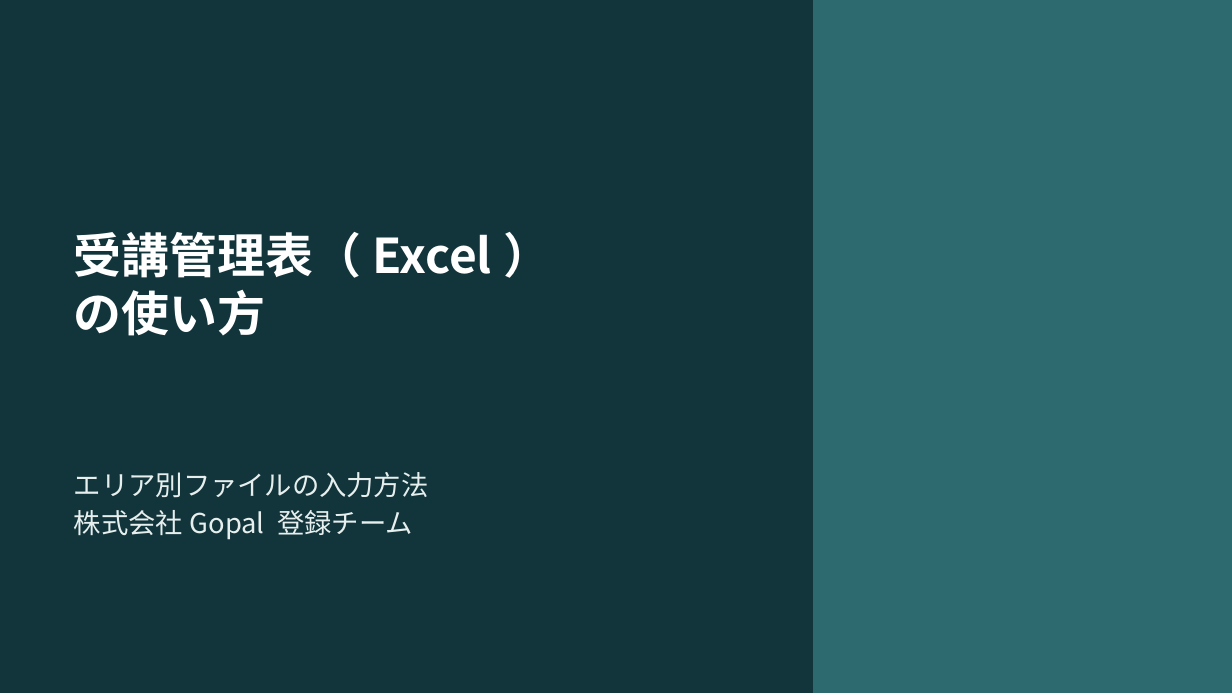
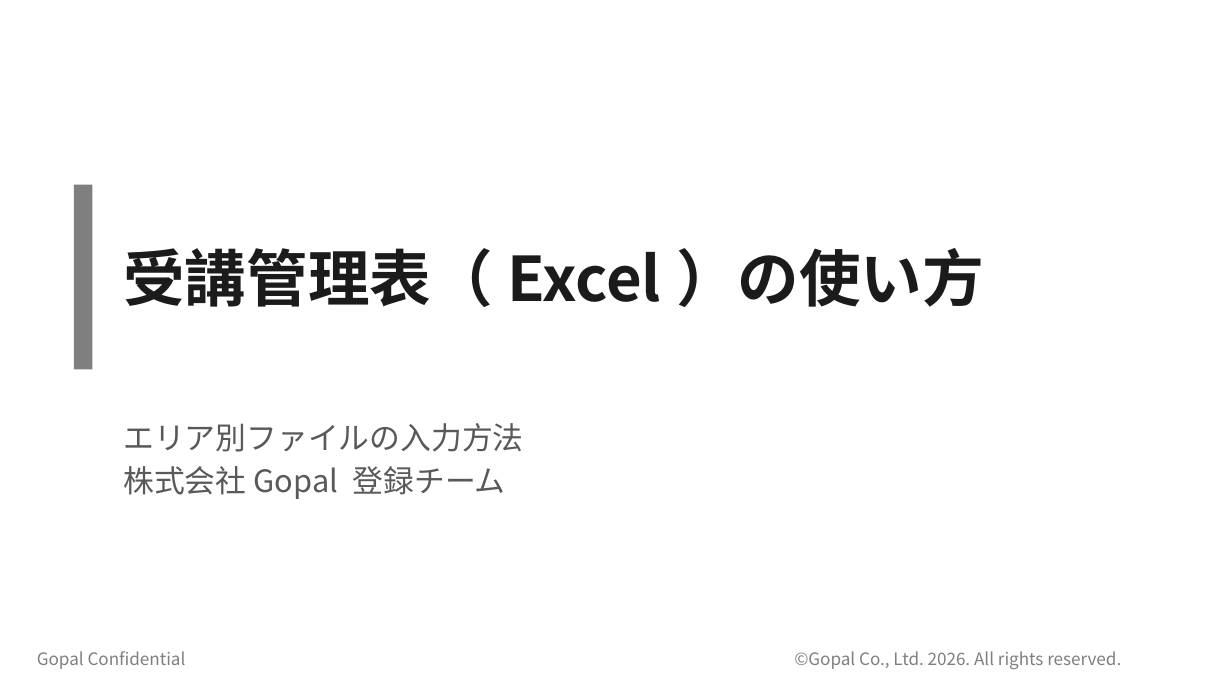
Before and after one commit to kagayugopal-eng/tamu, a slide deck: slide 1 of サプライチェーン基準_管理表の使い方.pptx. Drawn at 1232x693 pixels with LibreOffice and Linux fonts; fonts in the diff are those of the drawing; background and template pictures are left out. Boxes give left, top, right and bottom in pixels: in the first picture for what was removed or moved away, otherwise in the second. Text is boxed around its words. In the diff, an @@ line names an element or a change of style, - is before the commit and + after.

```diff
--- a/サプライチェーン基準_管理表の使い方.pptx
+++ b/サプライチェーン基準_管理表の使い方.pptx
@@ rectangle removed at [0,0,1232,692] @@
@@ rectangle removed at [813,0,1232,692] @@
@@ rectangle added at [74,185,92,370], fill #7F7F7F @@
@@ title at [123,248,984,307]: text changed; size 28 to 36 pt; text colour #FFFFFF to #1B1B1B @@
-受講管理表（Excel）
-の使い方
+受講管理表（Excel）の使い方
@@ text "エリア別ファイルの入力方法": place and size @@
-text "エリア別ファイルの入力方法" at [74,472,429,540]
+text "エリア別ファイルの入力方法" at [123,423,523,499]
@@ text "エリア別ファイルの入力方法" at [123,423,523,499]: size 16 to 18 pt, text colour #E6EFEE to #595959 @@
@@ text added at [37,651,186,669], 10 pt, text #7F7F7F @@
+Gopal Confidential
@@ text added at [794,651,1121,669], 10 pt, text #7F7F7F @@
+©Gopal Co., Ltd. 2026. All rights reserved.
```
Also in this commit, not shown: 5 other slides changed, 3 slides added, 5 slides removed.
